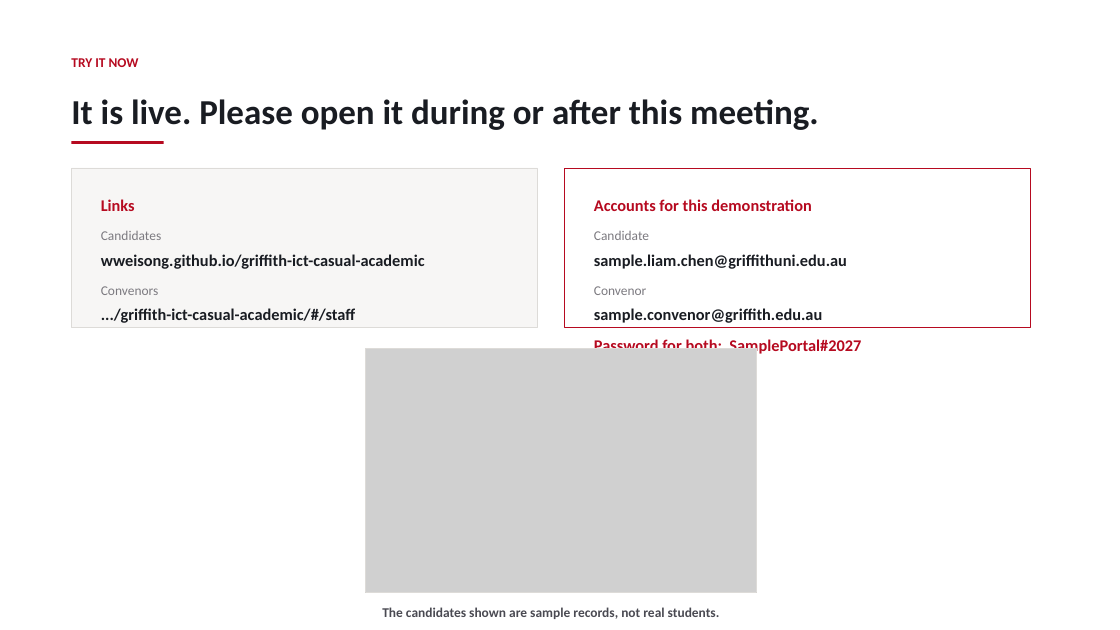
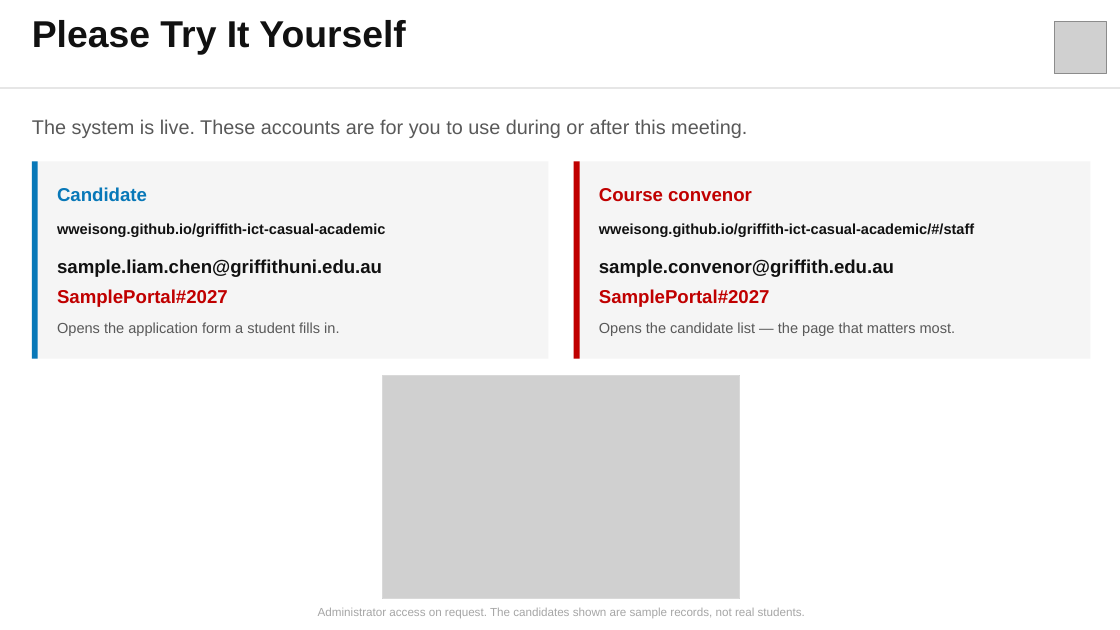
Before and after one commit to WWEISONG/griffith-ict-casual-academic, a slide deck: slide 13 of docs/tutor-program/HoS-briefing.pptx. Drawn at 1120x630 pixels with LibreOffice and Linux fonts; fonts in the diff are those of the drawing; grey boxes stand for pictures. Boxes give left, top, right and bottom in pixels: in the first picture for what was removed or moved away, otherwise in the second. Text is boxed around its words. In the diff, an @@ line names an element or a change of style, - is before the commit and + after.

```diff
--- a/docs/tutor-program/HoS-briefing.pptx
+++ b/docs/tutor-program/HoS-briefing.pptx
@@ text at [32,20,406,55]: text changed; size 11.5 to 32 pt; font Calibri to Arial; text colour #B60A20 to #111111 @@
-TRY IT NOW
+Please Try It Yourself
@@ picture added at [1054,22,1107,74] @@
@@ rectangle added at [0,87,1120,89], fill #D9D9D9 @@
@@ text at [32,119,747,138]: text changed; size 30 to 17 pt; font Calibri to Arial; text colour #191C22 to #595959; bold off @@
-It is live. Please open it during or after this meeting.
+The system is live. These accounts are for you to use during or after this meeting.
@@ rectangle removed at [71,141,164,144] @@
@@ rectangle: place and size @@
-rectangle at [71,168,538,328]
+rectangle at [32,161,549,359]
@@ rectangle at [32,161,549,359]: fill #F7F6F5 to #F5F5F5; outline #DDDBD8 0.75 pt to none @@
@@ rectangle added at [32,161,38,359], fill #0878B8 @@
@@ rectangle: place and size @@
-rectangle at [565,168,1031,328]
+rectangle at [574,161,1091,359]
@@ rectangle at [574,161,1091,359]: fill #FFFFFF to #F5F5F5; outline #B60A20 0.75 pt to none @@
@@ rectangle added at [574,161,580,359], fill #C00000 @@
@@ text at [57,187,382,277]: size 11.5 to 16 pt, text colour #7C7A80 to #0878B8, bold on in "Candidate"; font Calibri to Arial in "Candidate", "sample.liam.chen@griffithuni.edu.au"; size 14 to 16 pt, text colour #191C22 to #111111 in "sample.liam.chen@griffithuni.edu.au"; line spacing 1.2 to 1.15; more space between paragraphs; less space between paragraphs @@
@@ text "Candidate": place and size @@
-text "Candidate" at [594,199,861,356]
+text "Candidate" at [57,187,385,336]
@@ text removed at [101,199,425,323] @@
-Links
-Candidates
-wweisong.github.io/griffith-ict-casual-academic
-Convenors
-.../griffith-ict-casual-academic/#/staff
@@ text at [594,199,811,211]: paragraph removed @@
-Accounts for this demonstration
@@ text added at [599,188,974,336], 12.5 pt, text #111111, bold @@
+Course convenor
+wweisong.github.io/griffith-ict-casual-academic/#/staff
+sample.convenor@griffith.edu.au
+SamplePortal#2027
+Opens the candidate list — the page that matters most.
@@ text at [57,223,385,237]: paragraph added @@
+wweisong.github.io/griffith-ict-casual-academic
@@ text at [57,289,339,336]: text changed; size 14 to 12.5 pt; font Calibri to Arial; text colour #B60A20 to #595959; bold off @@
-Convenor
-sample.convenor@griffith.edu.au
-Password for both: SamplePortal#2027
+SamplePortal#2027
+Opens the application form a student fills in.
@@ picture: place and size @@
-picture at [365,349,756,593]
+picture at [382,376,739,599]
@@ rectangle: place and size @@
-rectangle at [365,349,756,593]
+rectangle at [382,376,739,599]
@@ rectangle at [382,376,739,599]: outline #DDDBD8 0.75 pt to #D9D9D9 0.75 pt @@
@@ text at [318,608,805,618]: text changed; size 11.5 to 10 pt; font Calibri to Arial; text colour #4A4A52 to #A6A6A6; bold off @@
-The candidates shown are sample records, not real students.
+Administrator access on request. The candidates shown are sample records, not real students.
```
Also in this commit, not shown: 13 other slides changed, 3 other files.
